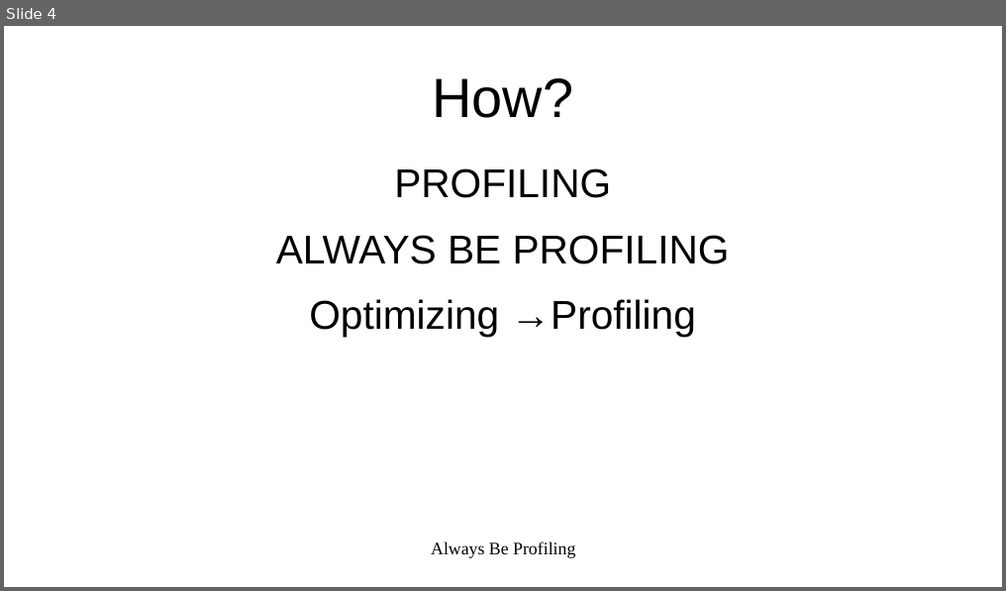
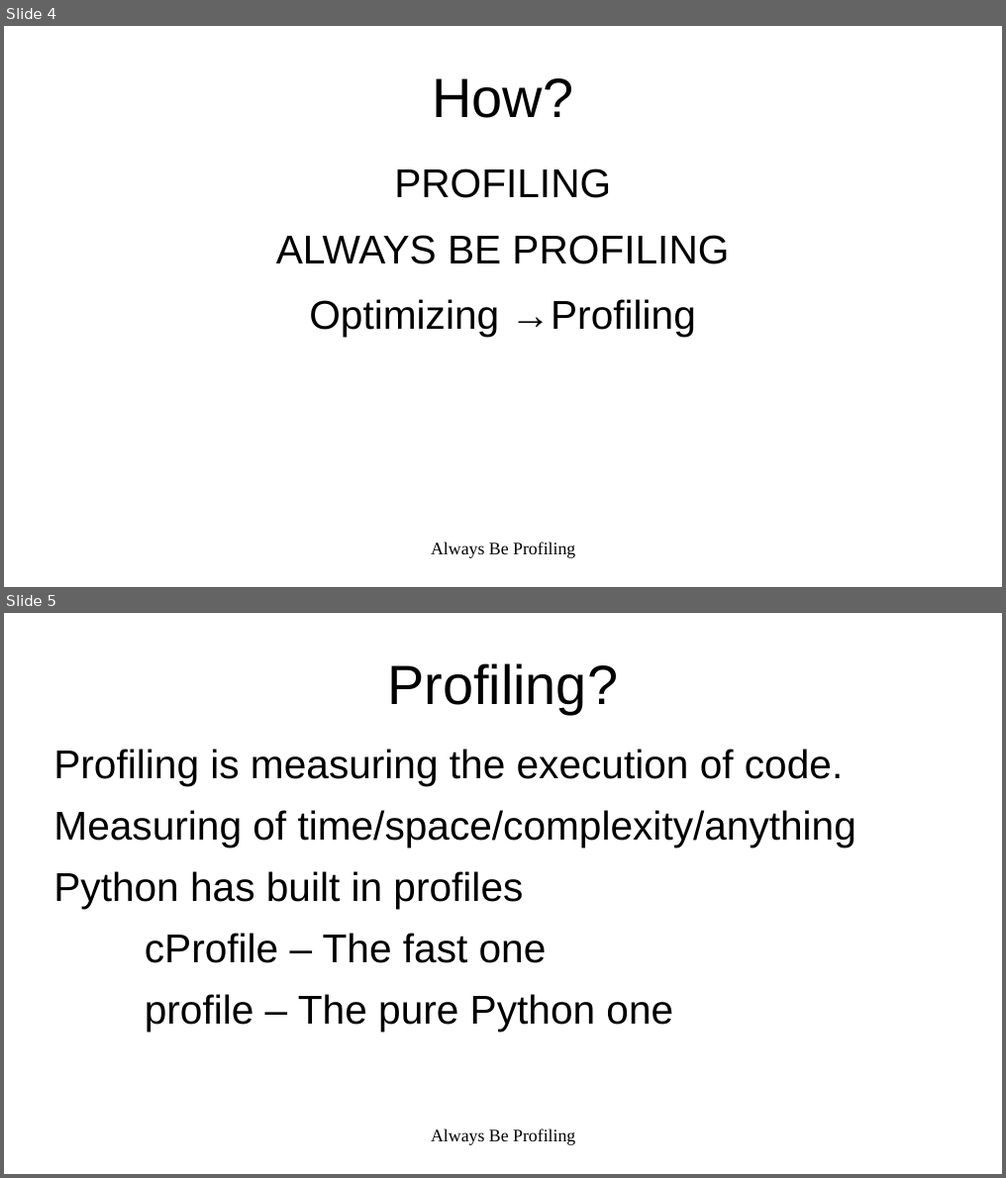
Before and after one commit to calvinloveland/performant-python, a slide deck: Docs/PerformantPython.odp. Shown one above the other, each under a label of ours: slide 4 before the commit, slides 4 and 5 after it. The pictures are 1006x591 and 1006x1178 pixels, drawn with LibreOffice and Linux fonts; fonts in the diff are those of the drawing. Boxes give left, top, right and bottom in pixels: in the first picture for what was removed or moved away, otherwise in the second. Text is boxed around its words. In the diff, an @@ line names an element or a change of style, - is before the commit and + after.

```diff
--- a/Docs/PerformantPython.odp
+++ b/Docs/PerformantPython.odp
@@ slide 5 added at [4,613,1002,1174], background #FFFFFF @@
@@ title added at [387,663,618,714], 44 pt, text #000000 @@
+Profiling?
@@ text added at [54,749,856,1032], 32 pt, text #000000 @@
+Profiling is measuring the execution of code.
+Measuring of time/space/complexity/anything
+Python has built in profiles
+cProfile – The fast one
+profile – The pure Python one
@@ text added at [431,1129,575,1146], 14 pt, text #000000 @@
+Always Be Profiling
```
Also in this commit, not shown: 6 slides changed, 4 other slides added, 2 slides removed, 1 other file.
